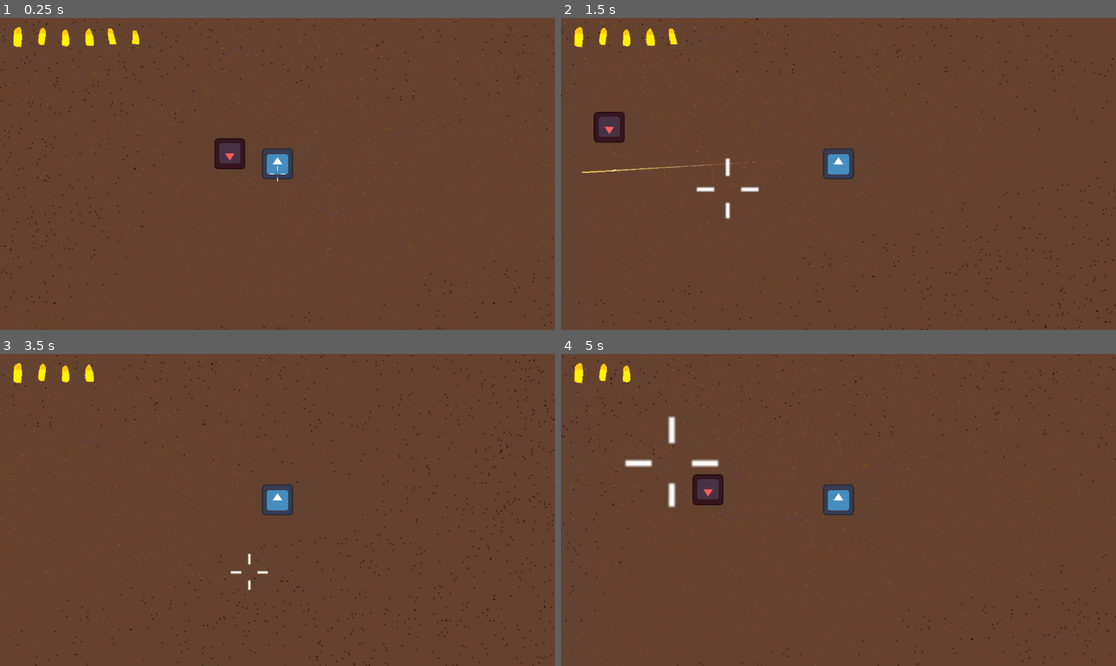
Above: before the commit, frames 1-4 (two rows, left to right).
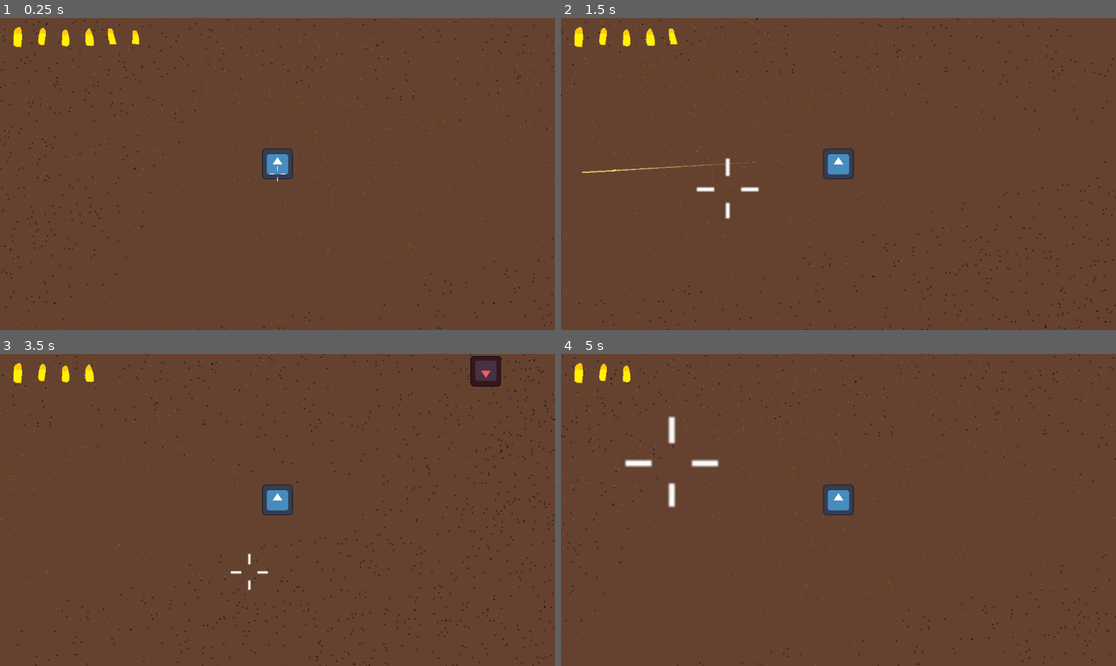
Above: after the commit, the same moments.

Repository: Niimphu/quickdraw
Game: Godot game, scene res://test.tscn
Two runs of this game, one before a commit and one after it. Both use one fixed random seed, a clock stepped at 60 frames per second and the inputs below. The engine's default icon, where the game draws it, is replaced by a stand-in: a white triangle on a blue panel in a dark square.
Inputs (mouse positions are in pixels of both pictures, inside the frame that each line leads up to):
- Up to frame 1 (0.25 s): no input
- Up to frame 2 (1.5 s): tap Enter at 0.5 s; move the mouse to (838, 164) at 0.52 s; hold D (right) 0.53-1.28 s; hold Space (roll) 0.53-1.28 s; move the mouse to (727, 189) at 1.27 s; hold S (down) from 1.28 s (still down); click (727, 189) at 1.35 s
- Up to frame 3 (3.5 s): move the mouse to (333, 441) at 2.02 s; release S (down) at 2.03 s; hold D (right) 2.03-2.78 s; hold Space (roll) 2.03-2.78 s; move the mouse to (249, 572) at 2.77 s; hold W (up) from 2.78 s (still down); click (249, 572) at 2.85 s
- Up to frame 4 (5 s): move the mouse to (1005, 556) at 3.52 s; release W (up) at 3.53 s; hold Space (roll) 3.53-4.28 s; hold A (left) from 3.53 s (still down); tap R (reload) at 4.15 s; move the mouse to (672, 463) at 4.27 s; click (672, 463) at 4.35 s

The runs differ from the first frame. In frame 1, 0.5% of the frame differs, in the area x 38-45%, y 38-49%; in frame 2, 0.6%; in frame 3, 0.5%; in frame 4, 0.6%, in the area x 23-30%, y 38-49%.

Commit message:
enemy spawner

Diff:
--- /dev/null
+++ b/enemy_spawner.gd
@@ -0,0 +1,18 @@
+extends Node2D
+
+@onready var test_enemy := preload("res://enemy.tscn")
+@onready var spawn_timer := Timer.new()
+var spawn_distance := 700
+
+func _ready() -> void:
+	add_child(spawn_timer)
+	spawn_timer.wait_time = 2.5
+	spawn_timer.start()
+	spawn_timer.timeout.connect(spawn_enemy)
+
+
+func spawn_enemy() -> void:
+	var new_enemy := test_enemy.instantiate()
+	var direction := Vector2.RIGHT.rotated(randf_range(0, 2 * PI))
+	new_enemy.global_position = get_node("Player").global_position + (direction * spawn_distance)
+	add_child(new_enemy)
--- a/event_bus.gd
+++ b/event_bus.gd
@@ -4,3 +4,7 @@
 signal accuracy_changed(value: float)
 signal ammo_changed(value: int)
 signal charged_bullet(value: int)
+
+
+func _ready() -> void:
+	randomize()
--- a/test.tscn
+++ b/test.tscn
@@ -3,12 +3,12 @@
 [ext_resource type="Script" uid="uid://6fdtcc7jrlf2" path="res://test.gd" id="1_8uh7m"]
 [ext_resource type="PackedScene" uid="uid://smbxj0jasncd" path="res://player.tscn" id="1_37kl0"]
 [ext_resource type="Texture2D" uid="uid://cceklobk62a0n" path="res://img/street.png" id="2_ykrsh"]
+[ext_resource type="Script" uid="uid://be3mrc4o1th8" path="res://enemy_spawner.gd" id="3_00tp4"]
 [ext_resource type="Script" uid="uid://46nn4syi3jif" path="res://reticle.gd" id="4_ykrsh"]
 [ext_resource type="Texture2D" uid="uid://dqbed8pguq8tx" path="res://img/mscrosshair.png" id="5_g14j6"]
 [ext_resource type="Texture2D" uid="uid://cpbl3texjivsh" path="res://img/bulets.png" id="6_g14j6"]
 [ext_resource type="Script" uid="uid://ceh2c7hpq2i45" path="res://ammo_indicator.gd" id="7_vbegm"]
 [ext_resource type="Texture2D" uid="uid://eb3ei1rl70a0" path="res://img/chargedbulets.png" id="8_ehkex"]
-[ext_resource type="PackedScene" uid="uid://ld5b2tjycu4m" path="res://enemy.tscn" id="9_xersf"]
 
 [sub_resource type="StyleBoxFlat" id="StyleBoxFlat_xersf"]
 bg_color = Color(0.6, 0.6, 0.6, 0)
@@ -30,9 +30,7 @@
 
 [node name="Entities" type="Node2D" parent="." unique_id=242581932]
 y_sort_enabled = true
-
-[node name="Enemy" parent="Entities" unique_id=1667423067 instance=ExtResource("9_xersf")]
-position = Vector2(499, 320)
+script = ExtResource("3_00tp4")
 
 [node name="Player" parent="Entities" unique_id=1997606648 instance=ExtResource("1_37kl0")]
 position = Vector2(598, 340)
Not shown, added: enemy_spawner.gd.uid
